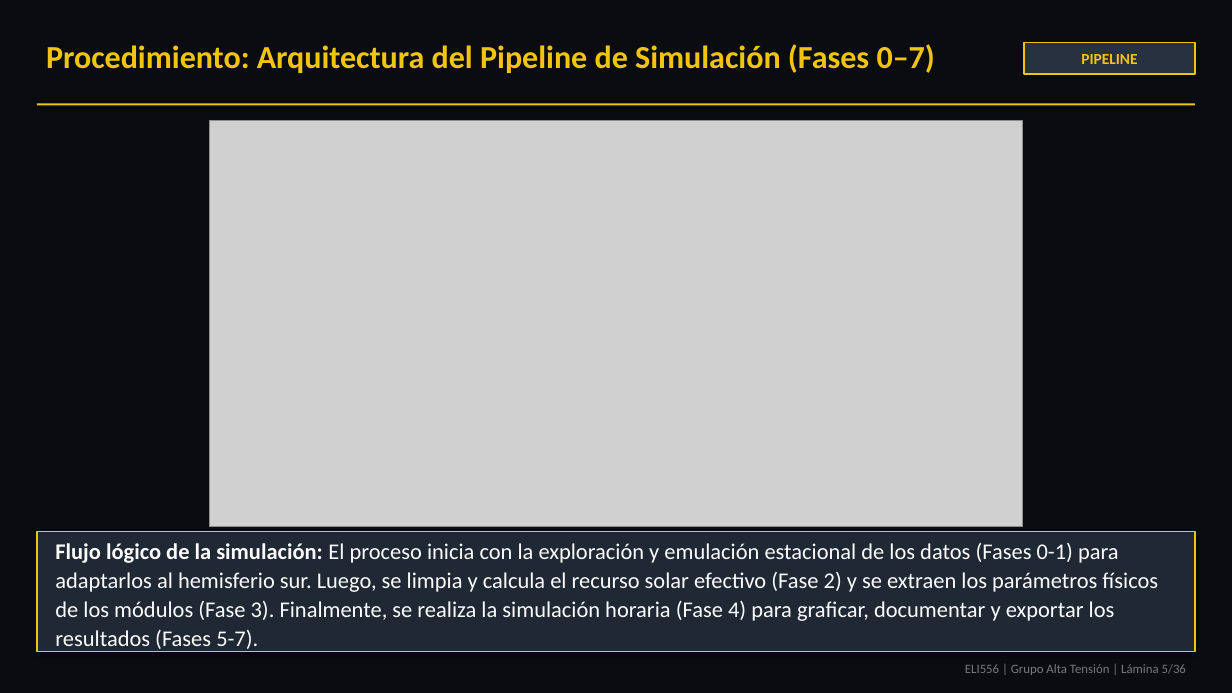
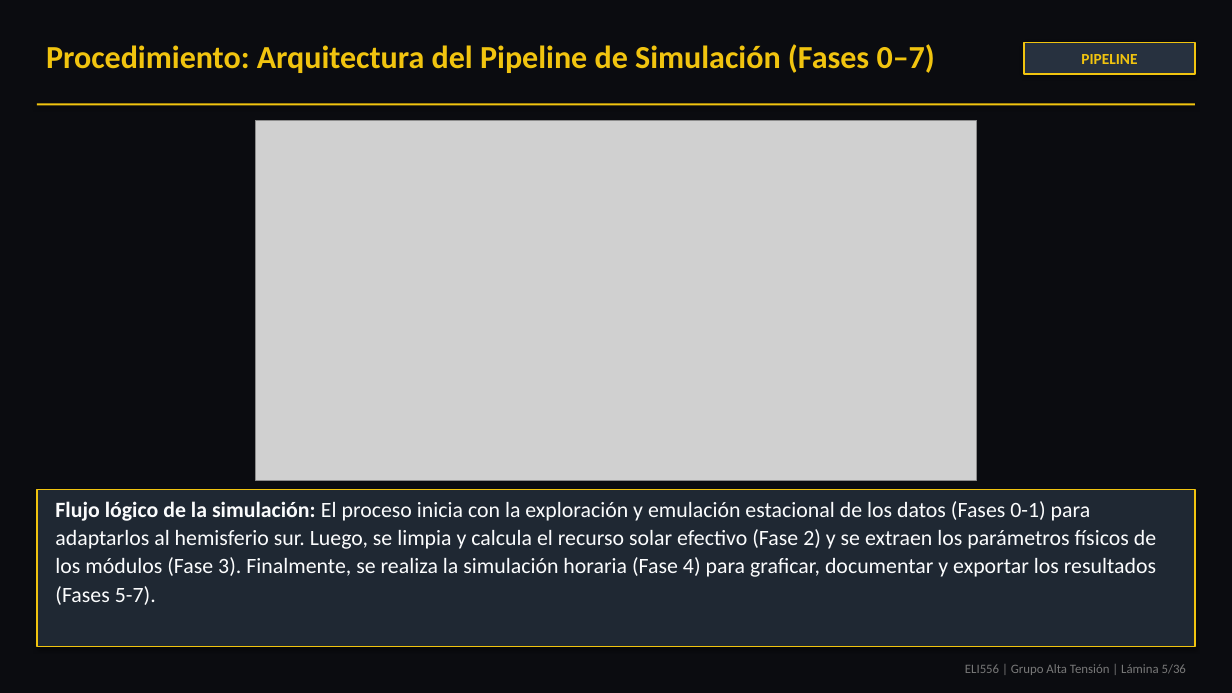
Before and after one commit to theChosen16/t2-paneles, a slide deck: slide 5 of output/Presentacion_Final_ELI556_Atacama_POA_Tarea2_revisado.pptx. Drawn at 1232x693 pixels with LibreOffice and Linux fonts; fonts in the diff are those of the drawing; grey boxes stand for pictures. Boxes give left, top, right and bottom in pixels: in the first picture for what was removed or moved away, otherwise in the second. Text is boxed around its words. In the diff, an @@ line names an element or a change of style, - is before the commit and + after.

Commit message:
style: optimize presentation font sizes, diagram box layouts, and crop circuit equivalent diagram

```diff
--- a/output/Presentacion_Final_ELI556_Atacama_POA_Tarea2_revisado.pptx
+++ b/output/Presentacion_Final_ELI556_Atacama_POA_Tarea2_revisado.pptx
@@ picture: place and size @@
-picture at (210, 120, 1023, 527)
+picture at (256, 120, 977, 481)
@@ rectangle: place and size @@
-rectangle at (37, 531, 1195, 652)
+rectangle at (37, 490, 1195, 647)
@@ text "Flujo lógico de la simulación: ...": place and size @@
-text "Flujo lógico de la simulación: ..." at (55, 543, 1158, 652)
+text "Flujo lógico de la simulación: ..." at (55, 501, 1156, 605)
@@ text "Flujo lógico de la simulación: ..." at (55, 501, 1156, 605): size 17.5 to 17 pt @@
```
Also in this commit, not shown: 31 other slides changed, 10 other files.
